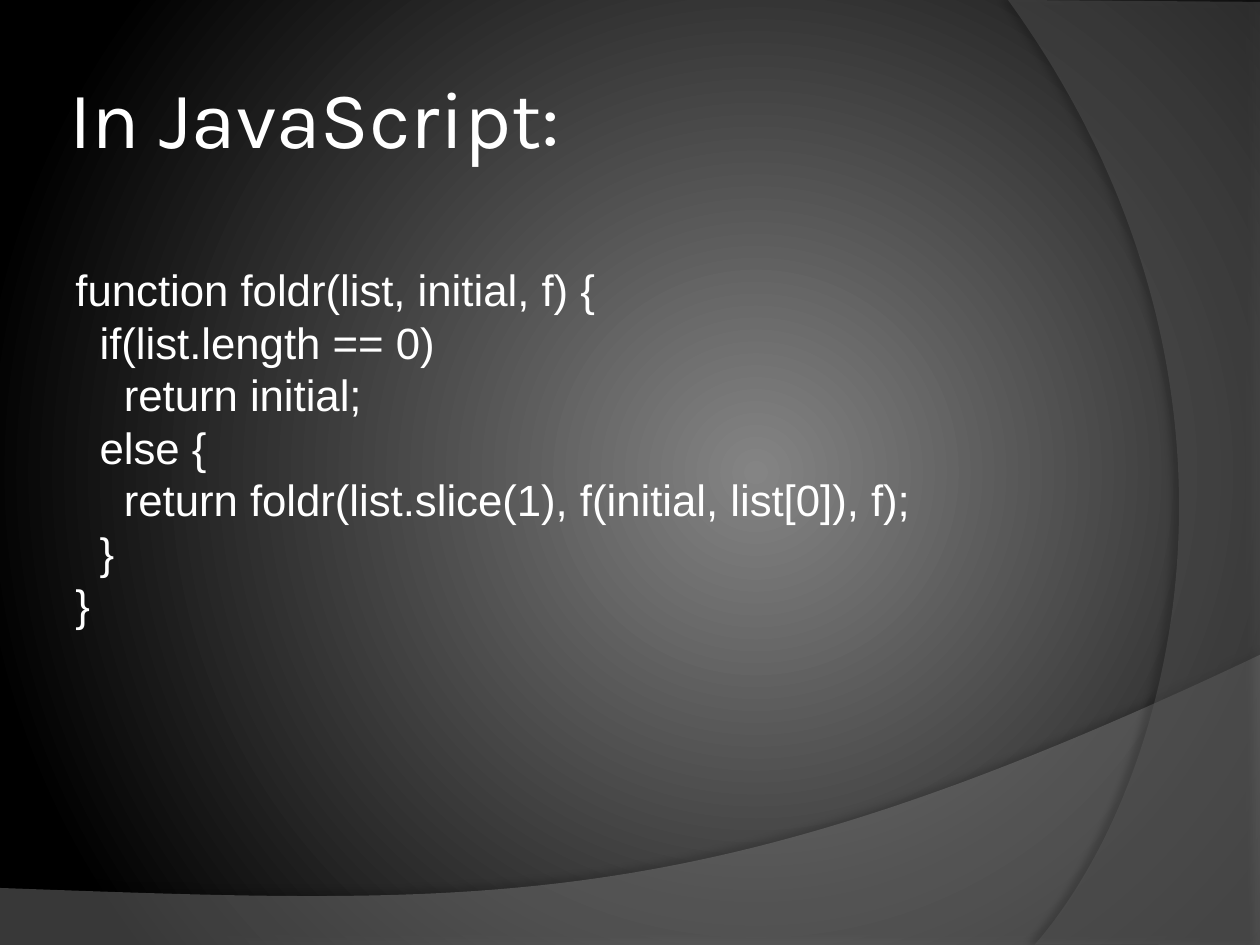
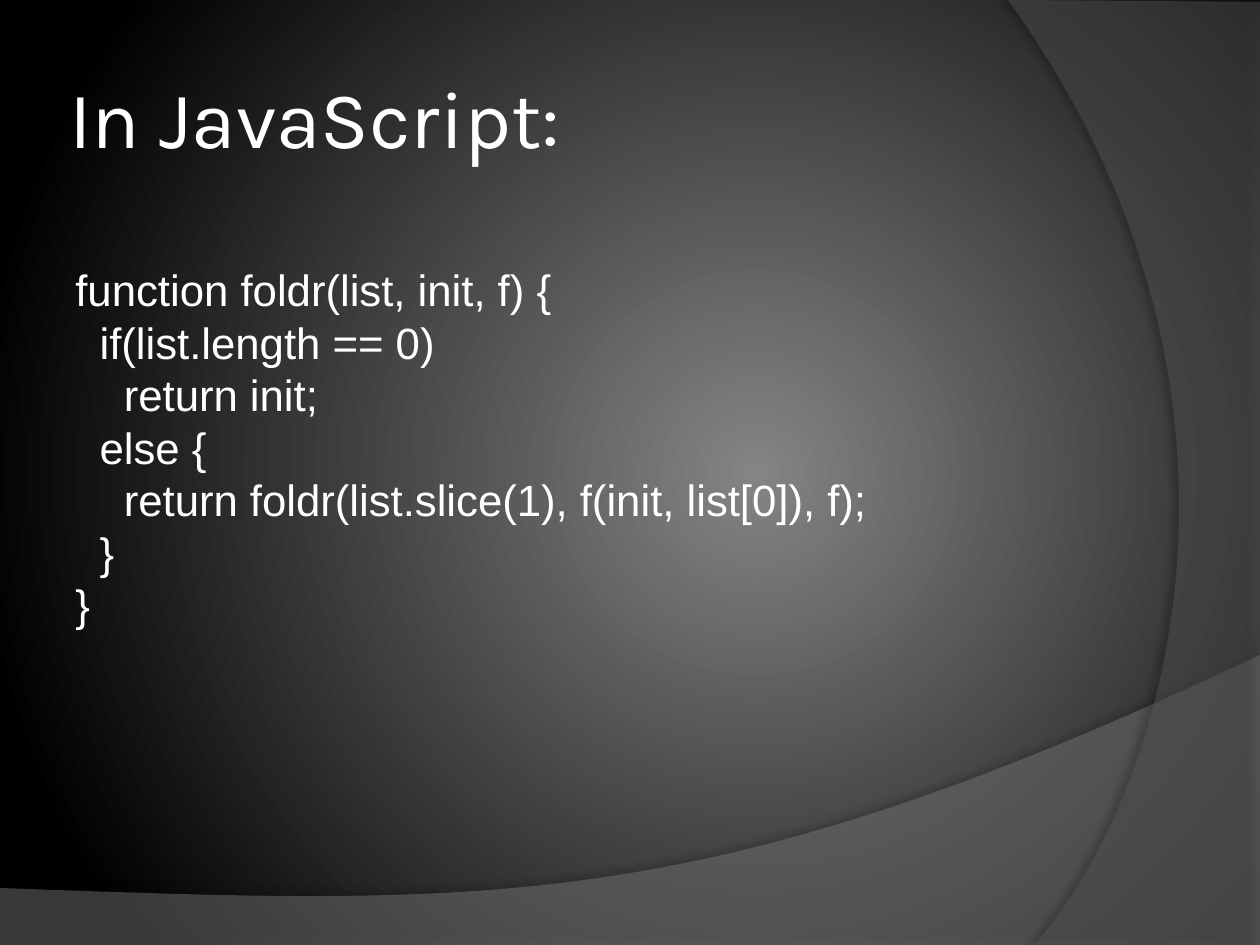
Before and after one commit to chrislewis/JaxFunc_0_ImperativelyFunctional, a slide deck: slide 22 of JaxFunc.pptx (slide 18 before the commit). Drawn at 1260x945 pixels with LibreOffice and Linux fonts; fonts in the diff are those of the drawing. Boxes give left, top, right and bottom in pixels: in the first picture for what was removed or moved away, otherwise in the second. Text is boxed around its words. In the diff, an @@ line names an element or a change of style, - is before the commit and + after.

```diff
--- a/JaxFunc.pptx
+++ b/JaxFunc.pptx
@@ text at (75,274,525,315): text changed @@
-function foldr(list, initial, f) {
+function foldr(list, init, f) {
@@ text at (124,379,318,417): text changed @@
-return initial;
+return init;
@@ text at (124,484,866,525): text changed @@
-return foldr(list.slice(1), f(initial, list[0]), f);
+return foldr(list.slice(1), f(init, list[0]), f);
```
Also in this commit, not shown: 5 other slides changed, 9 slides added, 1 other file.
